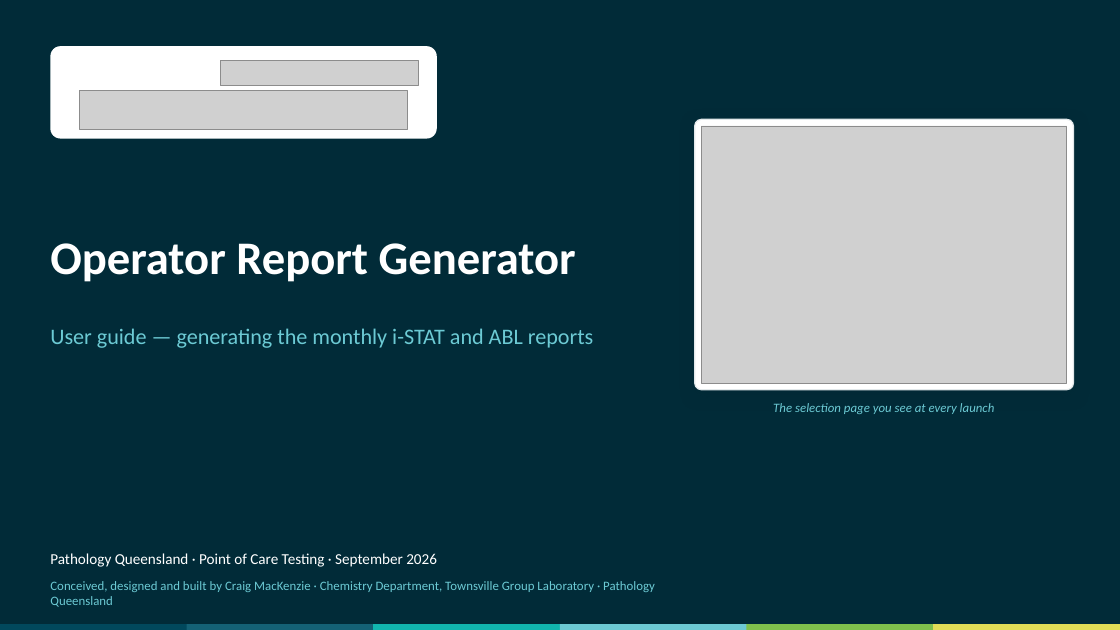
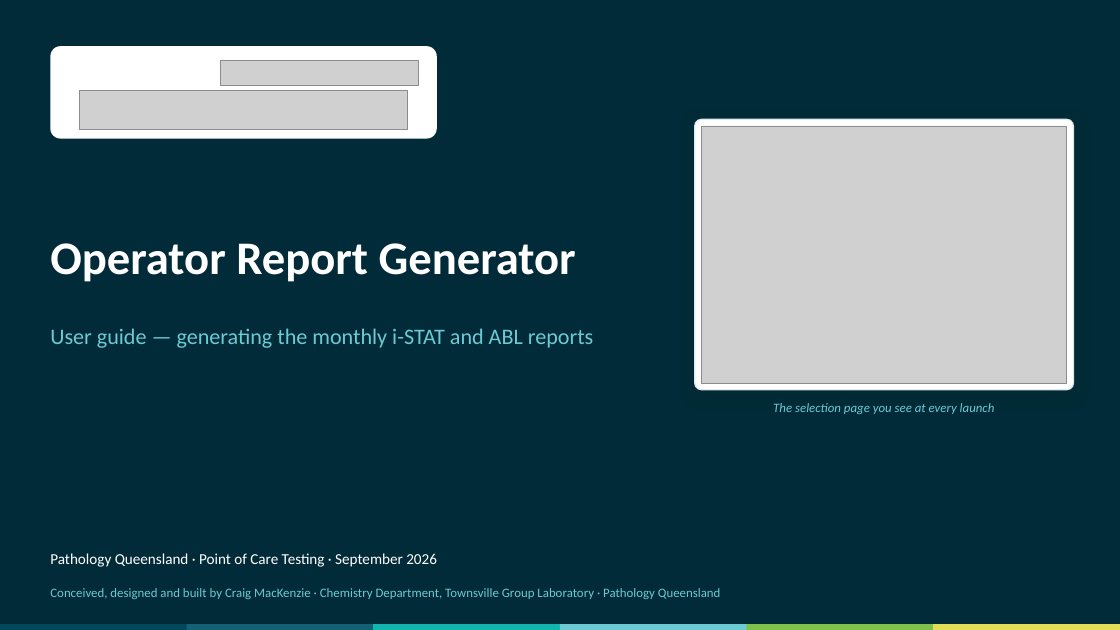
Before and after one commit to swornsealed/Report-app, a slide deck: slide 1 of PQ_Report_Generator_User_Guide.pptx. Drawn at 1120x630 pixels with LibreOffice and Linux fonts; fonts in the diff are those of the drawing; grey boxes stand for pictures. Boxes give left, top, right and bottom in pixels: in the first picture for what was removed or moved away, otherwise in the second. Text is boxed around its words. In the diff, an @@ line names an element or a change of style, - is before the commit and + after.

```diff
--- a/PQ_Report_Generator_User_Guide.pptx
+++ b/PQ_Report_Generator_User_Guide.pptx
@@ text "Conceived, designed and built by ..." rewrapped from [50,581,655,607] to [50,588,721,599] @@
```
Also in this commit, not shown: 1 other file.
